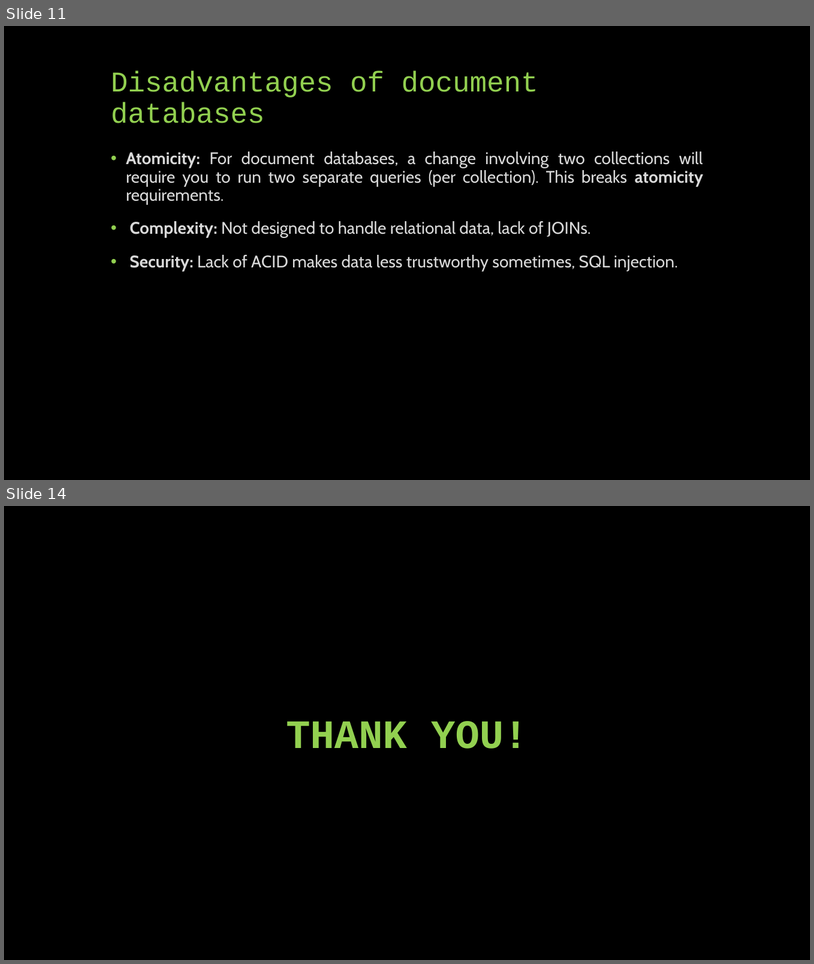
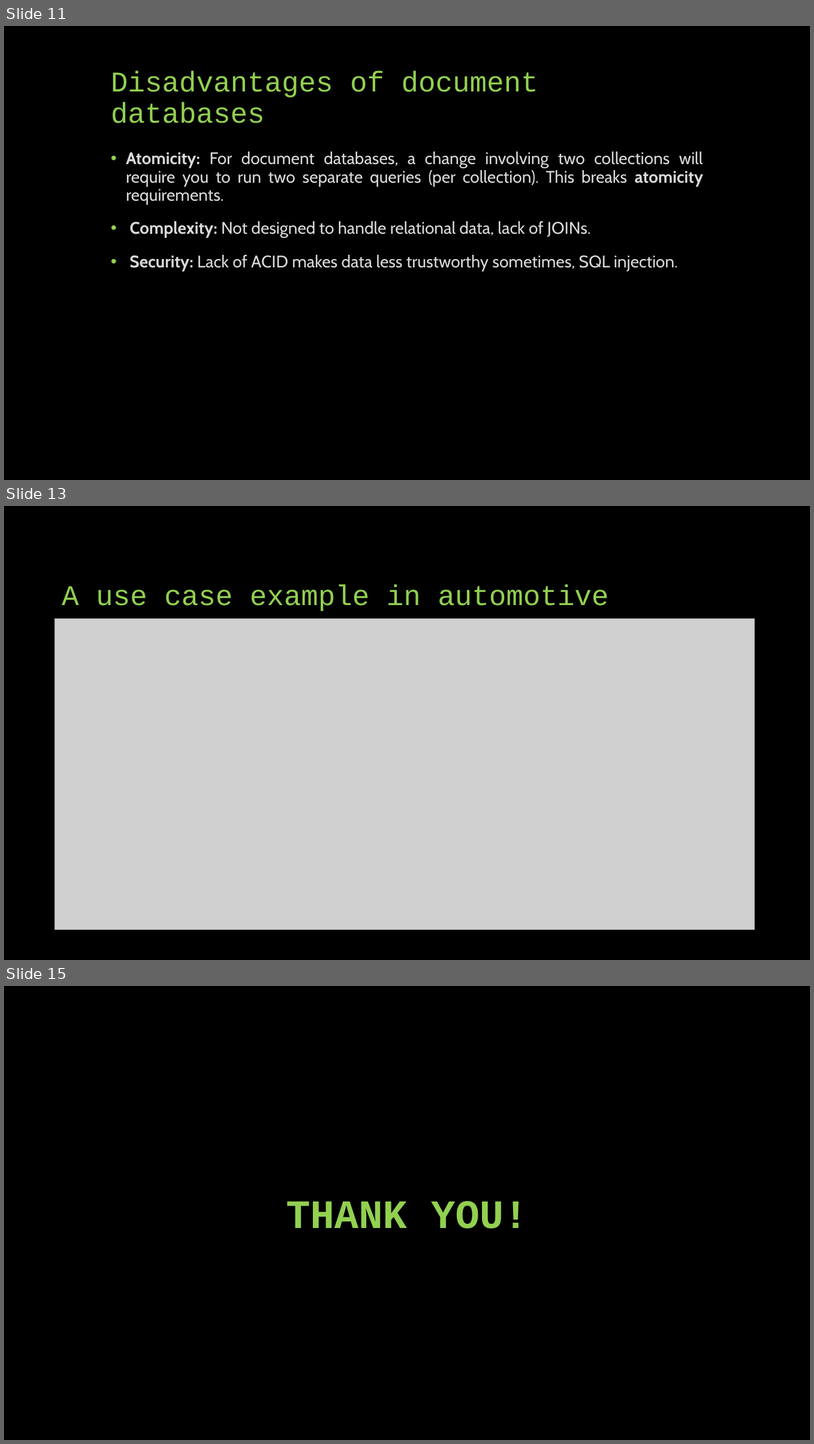
Before and after one commit to MnAppsNet/DominanceQueries, a slide deck: NOSQL - document stores.pptx. Shown one above the other, each under a label of ours: slides 11 and 14 before the commit, slides 11, 13 and 15 after it; the slides between them are not shown. The pictures are 814x964 and 814x1444 pixels, drawn with LibreOffice and Linux fonts; fonts in the diff are those of the drawing; grey boxes stand for pictures. Boxes give left, top, right and bottom in pixels: in the first picture for what was removed or moved away, otherwise in the second. Text is boxed around its words. In the diff, an @@ line names an element or a change of style, - is before the commit and + after.

Commit message:
add use case example

```diff
--- a/NOSQL - document stores.pptx
+++ b/NOSQL - document stores.pptx
@@ slide 13 added at bbox=[4, 506, 810, 960], background #000000 @@
@@ title added at bbox=[62, 585, 609, 611], 34 pt, text #92D050 @@
+A use case example in automotive
@@ rectangle added at bbox=[55, 619, 755, 930], fill #FFFFFF, outline #6C9A3B 1 pt @@
@@ picture added at bbox=[55, 619, 755, 930] @@
@@ what was slide 14 is now slide 15 @@
```
Also in this commit, not shown: 4 slides changed.
